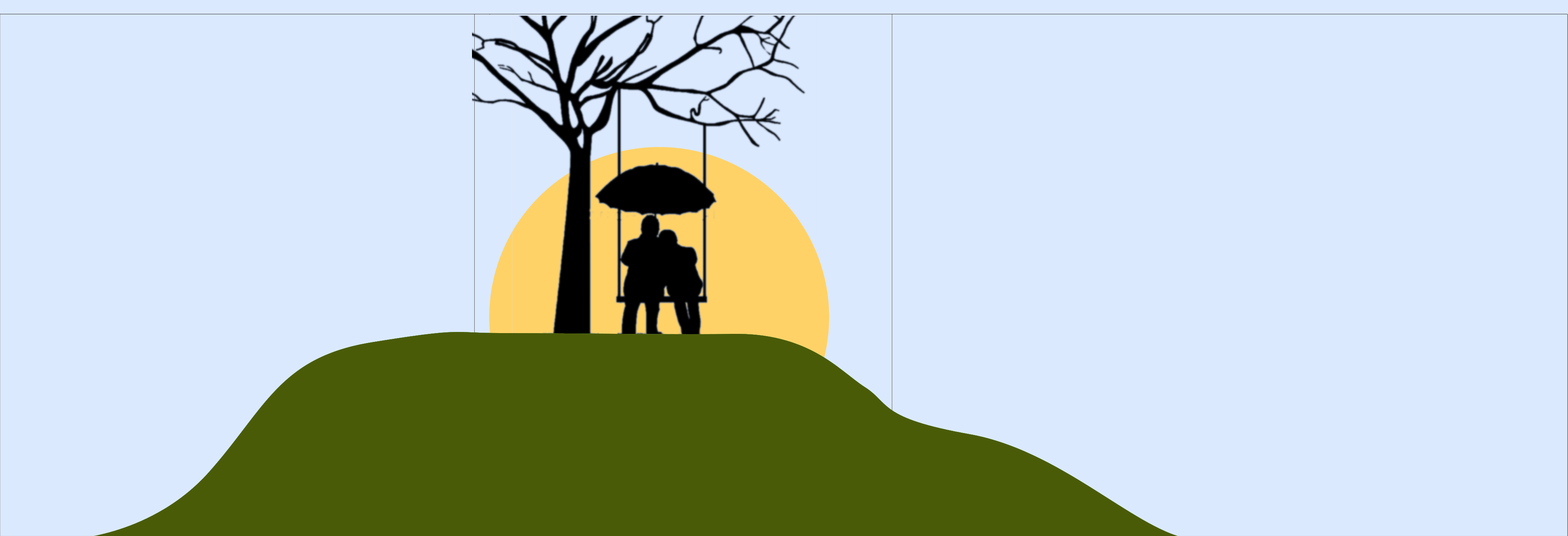
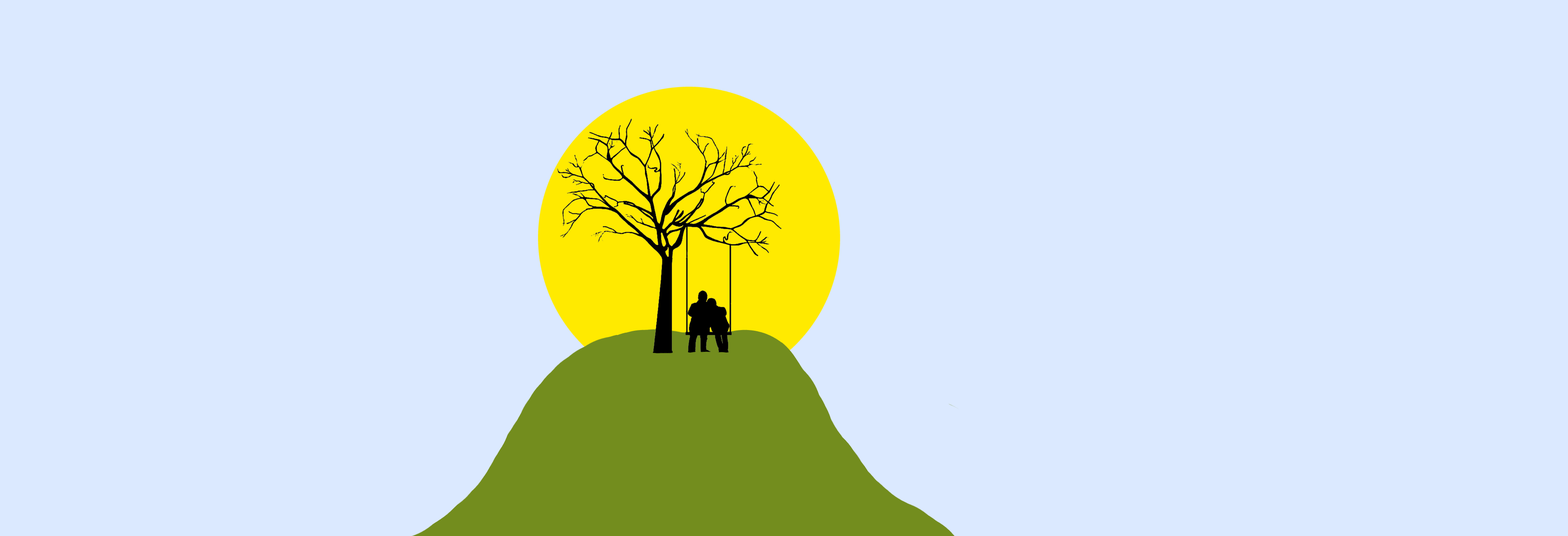
The second 1568×536 image is a revision of the first. Changes to its layers:
added layer "Drzewko_full" above "Ziemia_trapez" over (556, 118, 783, 354)
painted on "ziemia prosta", masked it over (94, 328, 1178, 536)
hid "drzewko" over (472, 15, 817, 347)
hid "UV Test1.png" over (0, 13, 1568, 536)
painted on "Niebo", unmasked it over (489, 86, 841, 487)
